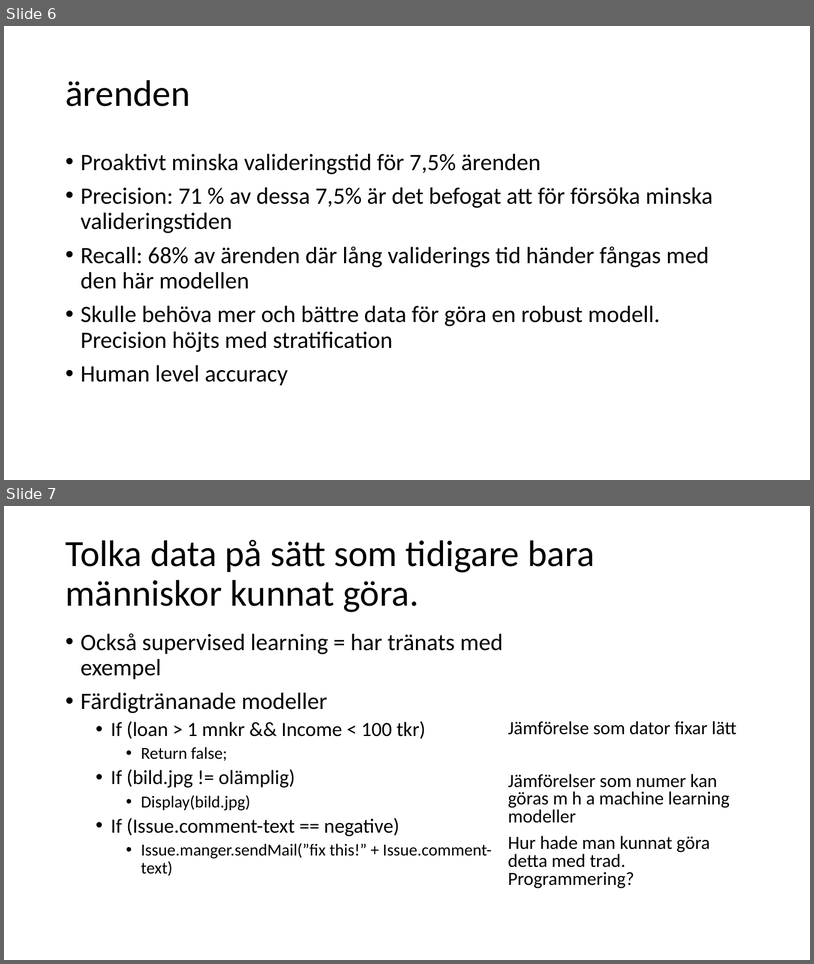
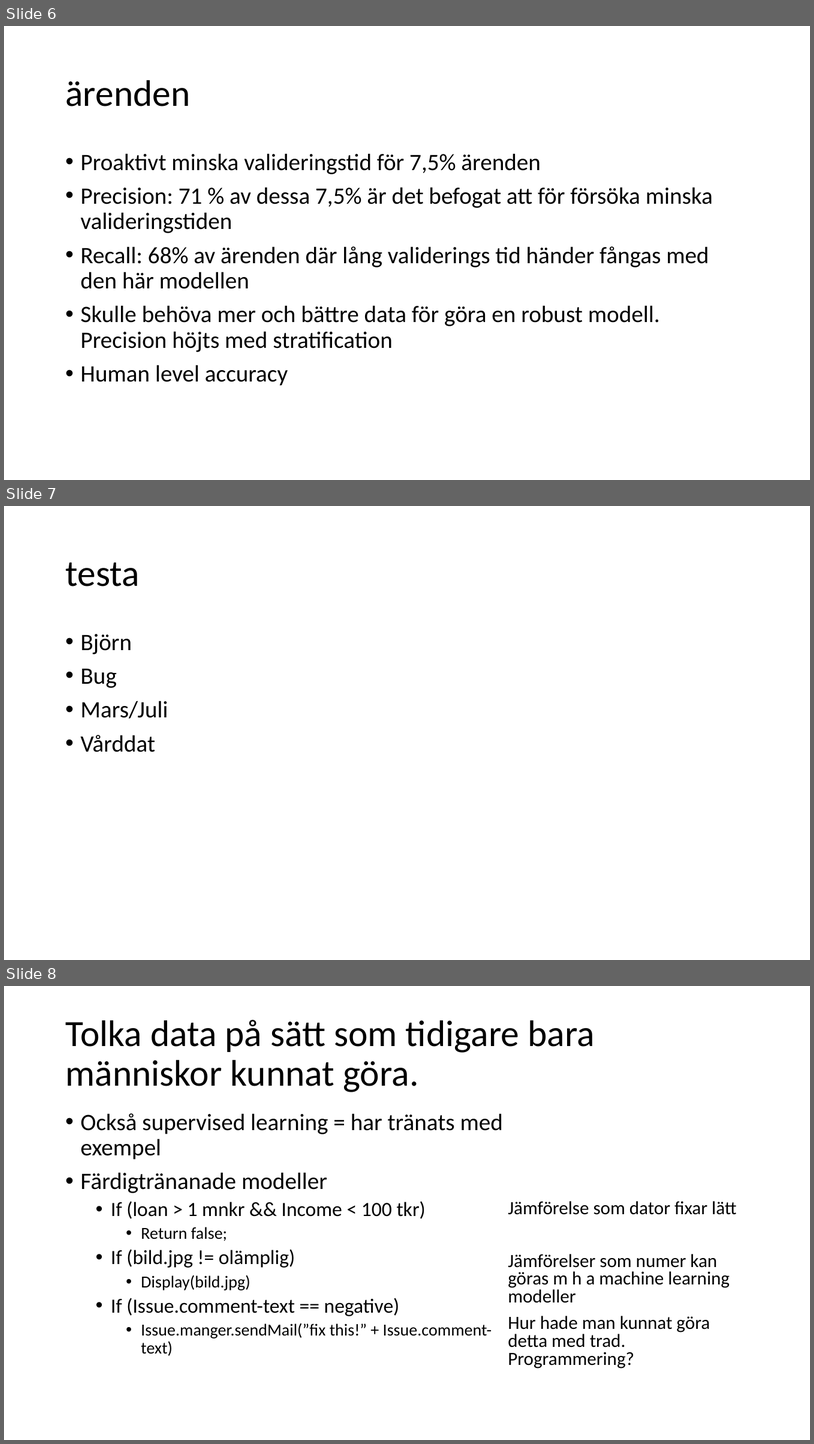
Before and after one commit to niklas3000/DataScience, a slide deck: Machine learning for dummies/Presentation/Machine learning AI och Data Science.pptx. Shown one above the other, each under a label of ours: slides 6 and 7 before the commit, slides 6, 7 and 8 after it. The pictures are 814x964 and 814x1444 pixels, drawn with LibreOffice and Linux fonts; fonts in the diff are those of the drawing. Boxes give left, top, right and bottom in pixels: in the first picture for what was removed or moved away, otherwise in the second. Text is boxed around its words. In the diff, an @@ line names an element or a change of style, - is before the commit and + after.

```diff
--- a/Machine learning for dummies/Presentation/Machine learning AI och Data Science.pptx
+++ b/Machine learning for dummies/Presentation/Machine learning AI och Data Science.pptx
@@ slide 7 added at [4,506,810,960], background #FFFFFF @@
@@ title added at [65,562,139,586], 44 pt, text #000000 @@
+testa
@@ text added at [81,634,168,752], 28 pt, text #000000 @@
+• Björn
+• Bug
+• Mars/Juli
+• Vårddat
@@ what was slide 7 is now slide 8 @@
```
Also in this commit, not shown: 2 slides changed, 1 other file.
